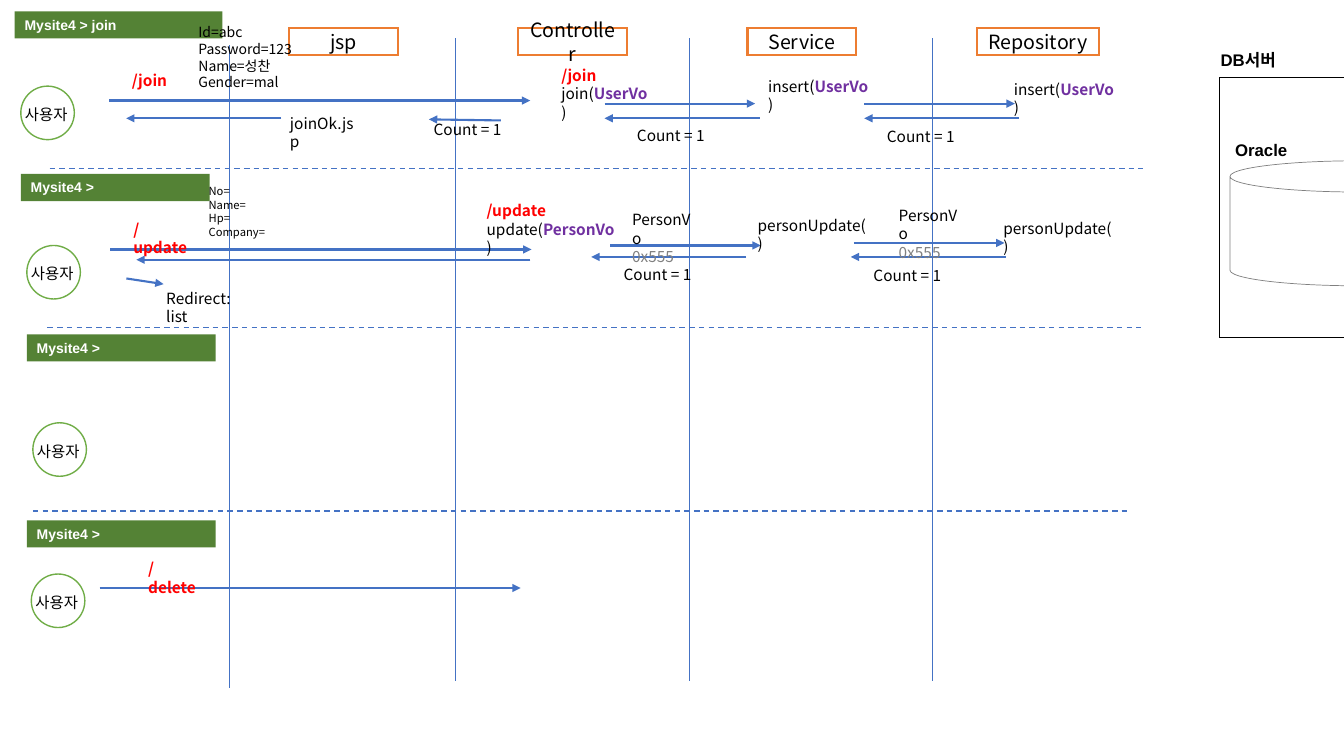
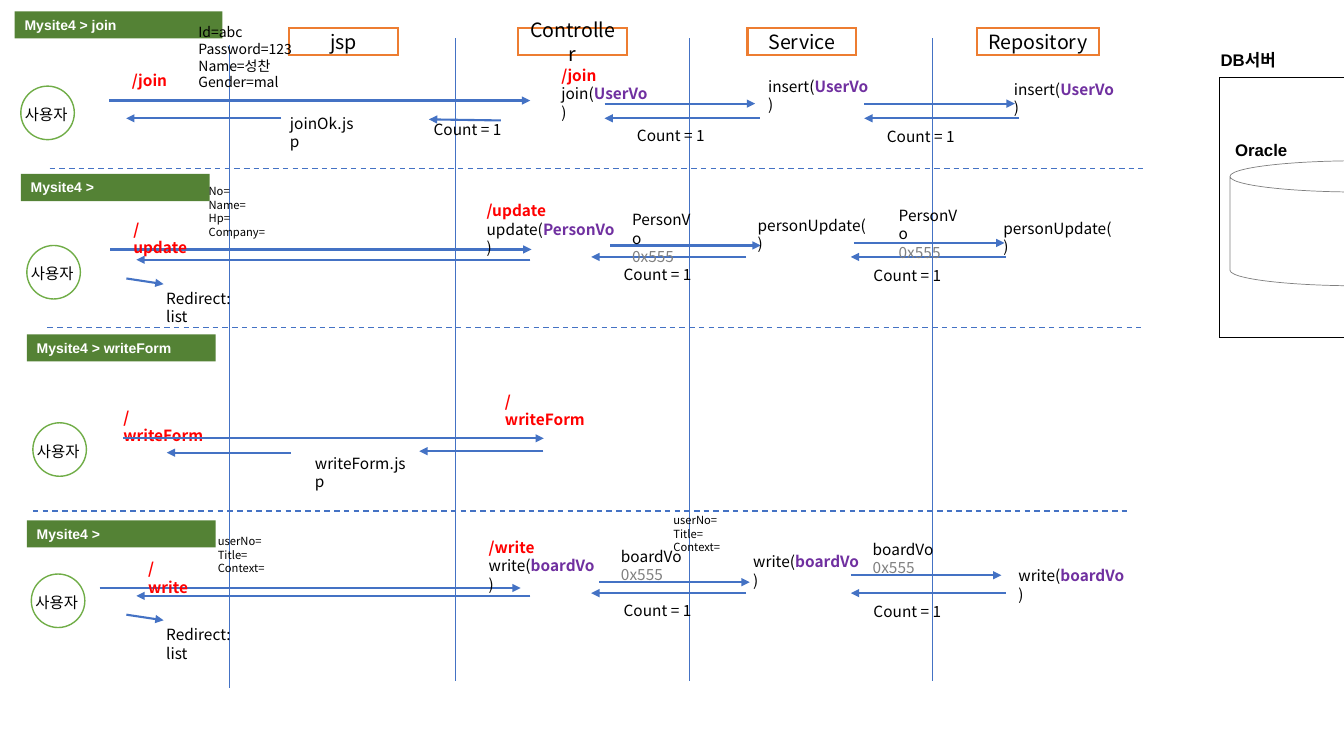
Before and after one commit to jnnd24/mysite4, a slide deck: slide 1 of mysite4.pptx. Drawn at 1344x756 pixels with LibreOffice and Linux fonts; fonts in the diff are those of the drawing. Boxes give left, top, right and bottom in pixels: in the first picture for what was removed or moved away, otherwise in the second. Text is boxed around its words. In the diff, an @@ line names an element or a change of style, - is before the commit and + after.

Commit message:
mysite그림

```diff
--- a/mysite4.pptx
+++ b/mysite4.pptx
@@ text in rectangle at bbox=[37, 343, 171, 356]: text changed @@
-Mysite4 >
+Mysite4 > writeForm
@@ text added at bbox=[505, 412, 585, 425], 11 pt, text #FF0000, bold @@
+/writeForm
@@ text added at bbox=[123, 428, 203, 441], 11 pt, text #FF0000, bold @@
+/writeForm
@@ arrow added from (123, 439) to (544, 439), #4472C4 1.5 pt @@
@@ arrow added from (291, 453) to (166, 453), #4472C4 1.5 pt @@
@@ text added at bbox=[315, 457, 406, 473], 11 pt, text #000000 @@
+writeForm.jsp
@@ arrow added from (543, 452) to (419, 452), #4472C4 1.5 pt @@
@@ text added at bbox=[218, 534, 265, 576], 8 pt, text #000000 @@
+userNo=
+Title=
+Context=
@@ text added at bbox=[673, 513, 720, 554], 8 pt, text #000000 @@
+userNo=
+Title=
+Context=
@@ text added at bbox=[873, 539, 934, 576], 11 pt, text #000000 @@
+boardVo
+0x555
@@ text added at bbox=[489, 540, 595, 574], 11 pt, text #000000, bold @@
+/write
+write(boardVo)
@@ text added at bbox=[621, 546, 682, 583], 11 pt, text #000000 @@
+boardVo
+0x555
@@ text added at bbox=[753, 554, 859, 570], 11 pt, text #000000 @@
+write(boardVo)
@@ text added at bbox=[1018, 568, 1124, 584], 11 pt, text #000000 @@
+write(boardVo)
@@ arrow added from (530, 596) to (136, 596), #4472C4 1.5 pt @@
@@ text at bbox=[148, 580, 188, 597]: text changed @@
-/delete
+/write
@@ arrow added from (746, 593) to (592, 593), #4472C4 1.5 pt @@
@@ arrow added from (599, 583) to (750, 583), #4472C4 1.5 pt @@
@@ arrow added from (851, 576) to (1002, 576), #4472C4 1.5 pt @@
@@ arrow added from (1006, 593) to (851, 593), #4472C4 1.5 pt @@
@@ arrow added from (126, 615) to (163, 620), #4472C4 1.5 pt @@
@@ text added at bbox=[166, 625, 230, 659], 11 pt, text #000000 @@
+Redirect: list
@@ text added at bbox=[624, 600, 692, 620], 11 pt, text #000000 @@
+Count = 1
@@ text added at bbox=[873, 605, 942, 617], 11 pt, text #000000 @@
+Count = 1
```
